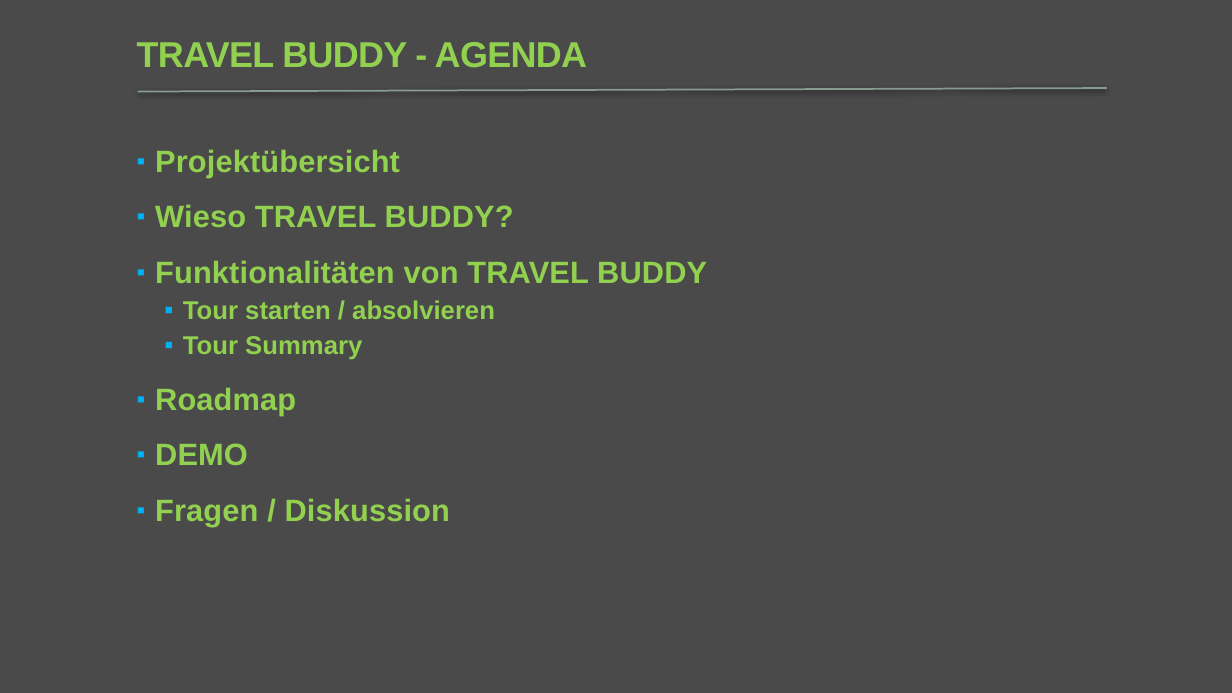
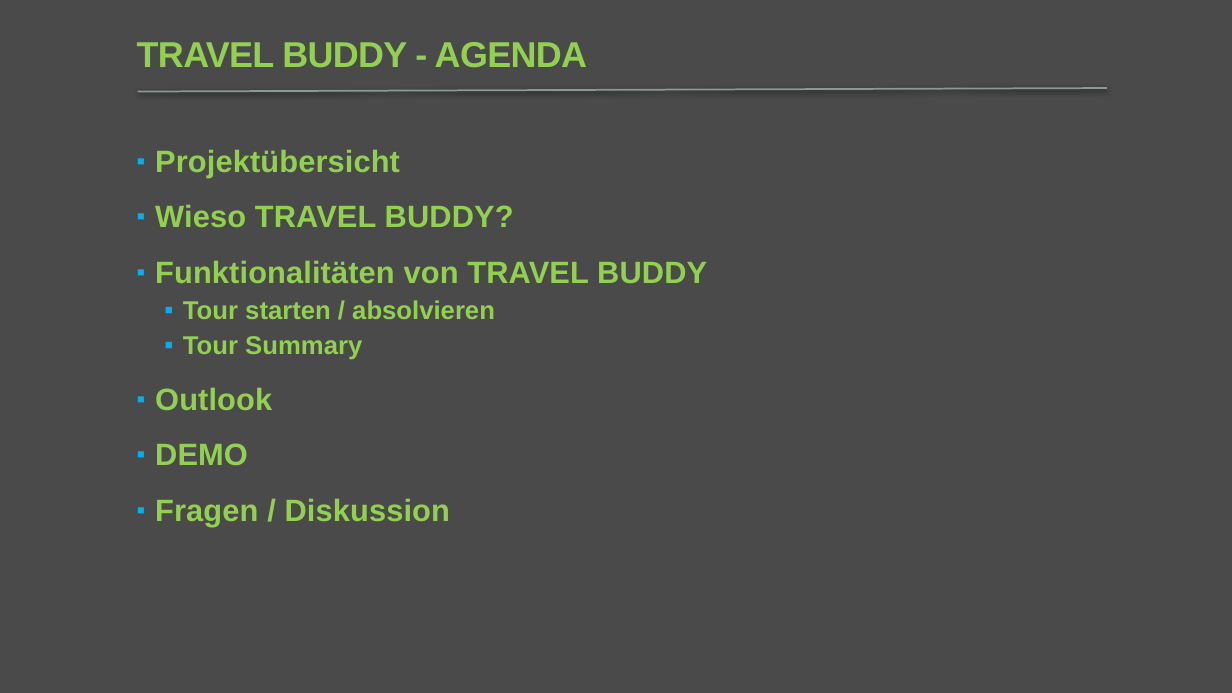
Before and after one commit to PsitTeam3/Documentation, a slide deck: slide 2 of Schlusspräsi.pptx. Drawn at 1232x693 pixels with LibreOffice and Linux fonts; fonts in the diff are those of the drawing. Boxes give left, top, right and bottom in pixels: in the first picture for what was removed or moved away, otherwise in the second. Text is boxed around its words. In the diff, an @@ line names an element or a change of style, - is before the commit and + after.

```diff
--- a/Schlusspräsi.pptx
+++ b/Schlusspräsi.pptx
@@ text at bbox=[155, 387, 272, 410]: text changed @@
-▪ Roadmap
+▪ Outlook
```
Also in this commit, not shown: 1 other slide changed, 1 slide added.
